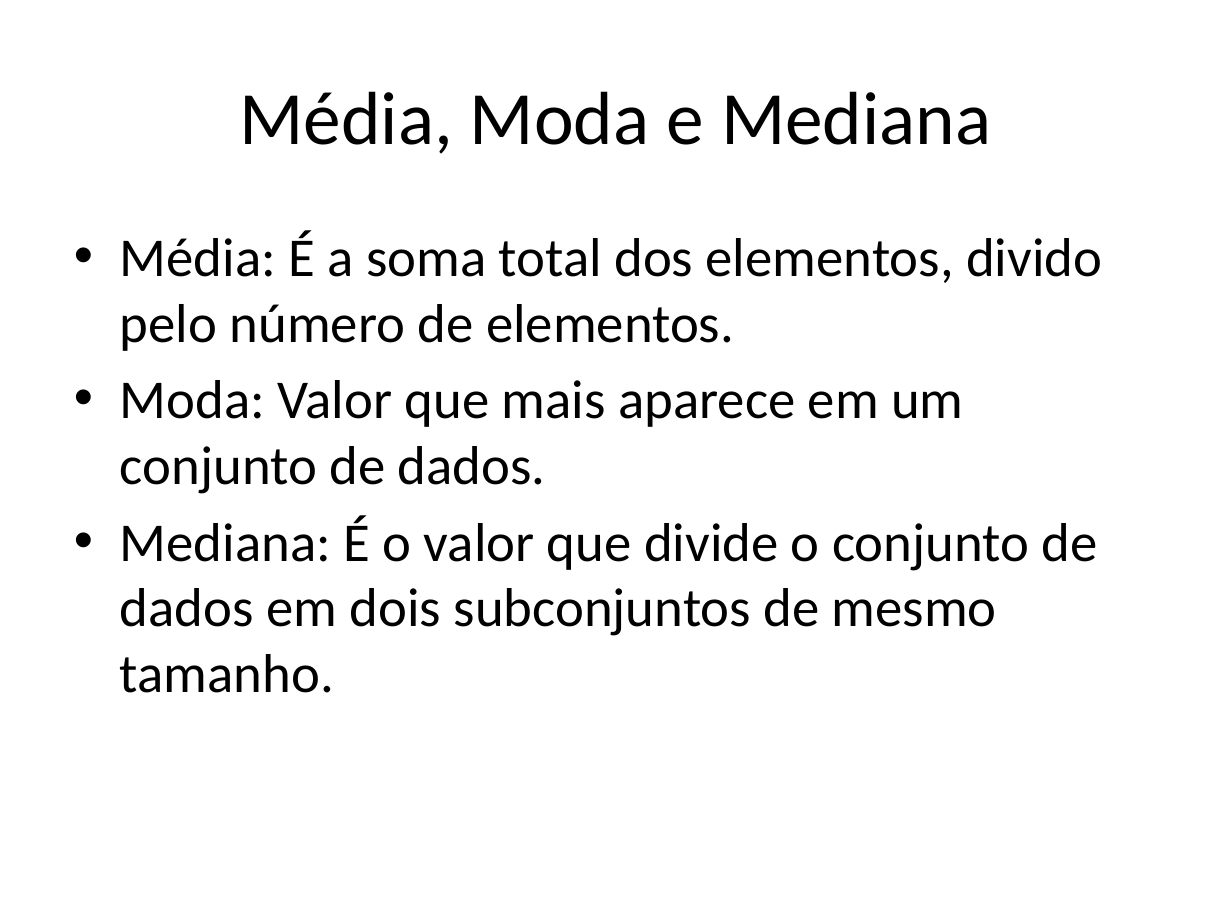
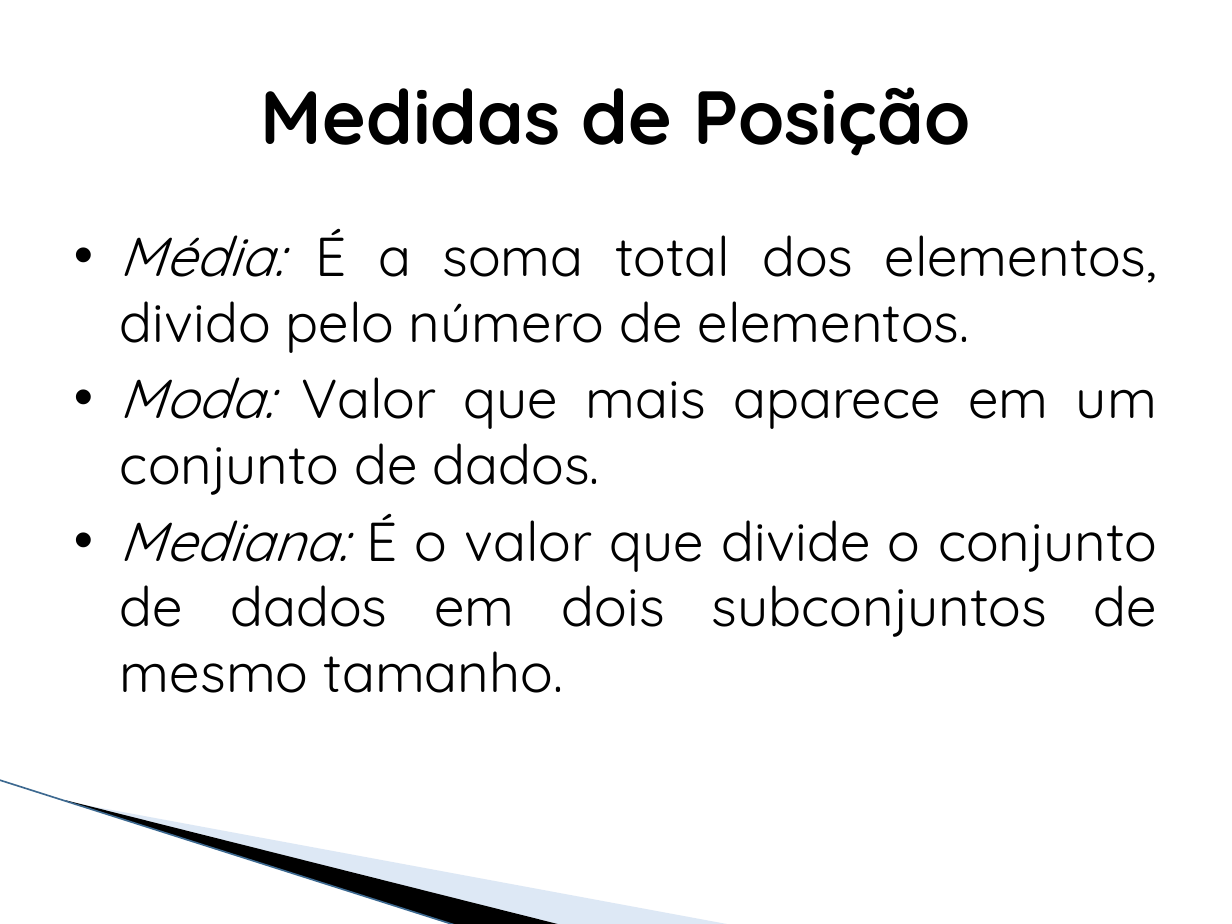
Before and after one commit to j52546/EstatisticaProbabilidade-, a slide deck: slide 3 of Probabilidade e Estatística.pptx. Drawn at 1232x924 pixels with LibreOffice and Linux fonts; fonts in the diff are those of the drawing; background and template pictures are left out. Boxes give left, top, right and bottom in pixels: in the first picture for what was removed or moved away, otherwise in the second. Text is boxed around its words. In the diff, an @@ line names an element or a change of style, - is before the commit and + after.

```diff
--- a/Probabilidade e Estatística.pptx
+++ b/Probabilidade e Estatística.pptx
@@ text at <box>261,87,971,156</box>: text changed; font Calibri to Quicksand; bold on @@
-Média, Moda e Mediana
+Medidas de Posição
@@ text "Média: É a soma total ..." at <box>120,228,1157,693</box>: font Calibri to Quicksand; italic on in "Média:", "Moda:", "Mediana:"; alignment left to justified @@
@@ line added from (0, 780) to (457, 924), #A4C1E3 0.95 pt @@
@@ freeform shape added at <box>65,800,563,924</box>, fill #000000 @@
@@ freeform shape added at <box>68,801,733,924</box>, fill #ABC6E6 at 40% opacity @@
```
Also in this commit, not shown: 5 other slides changed, 6 slides added, 3 slides removed, 3 other files.
